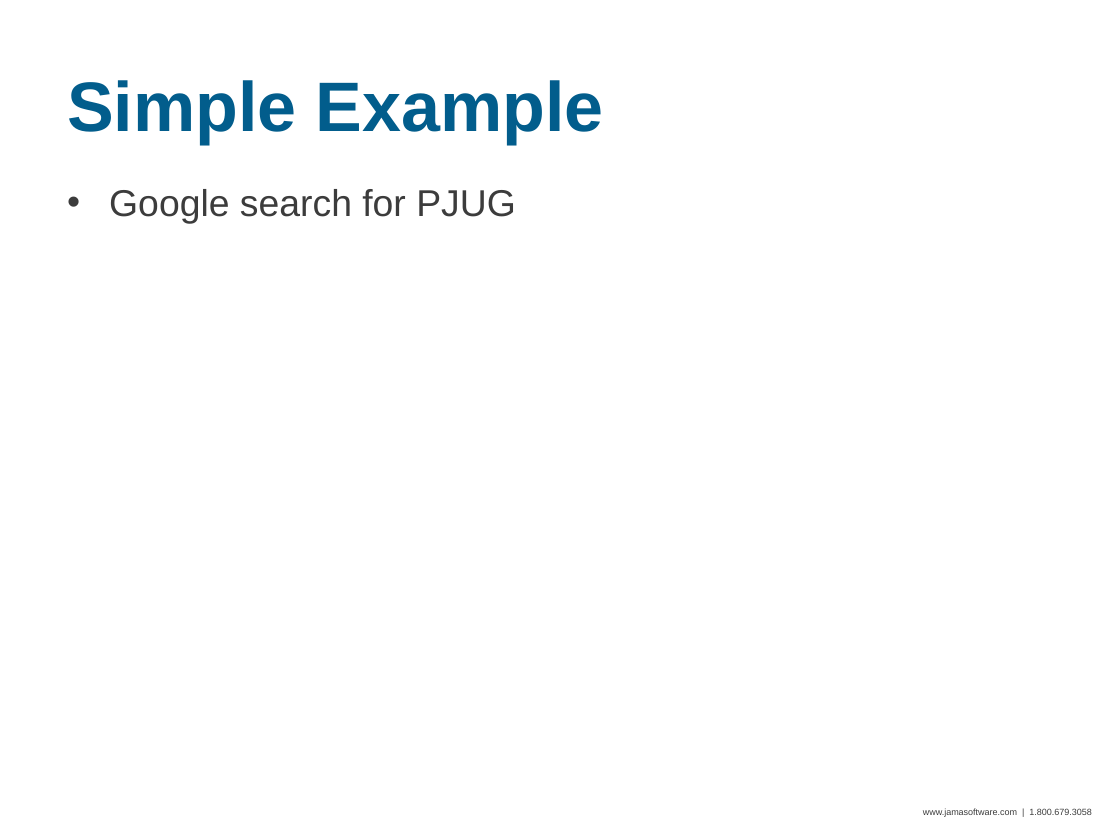
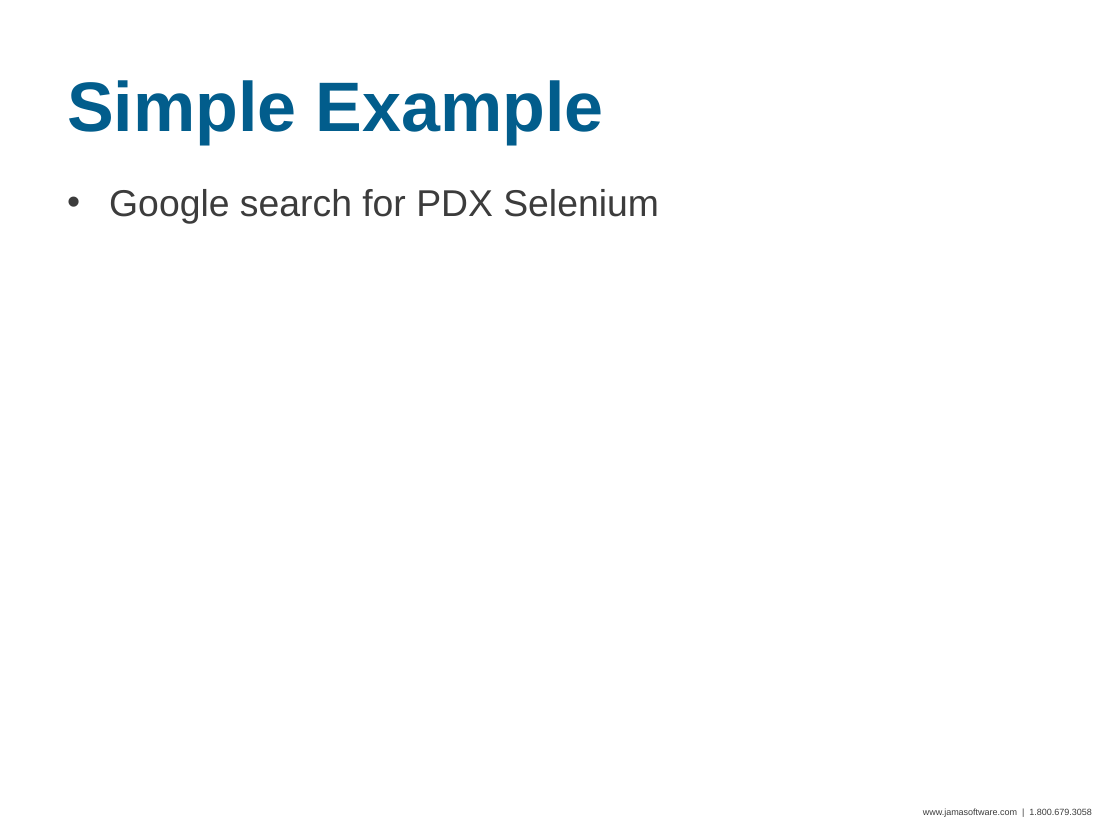
Before and after one commit to seanadkinson/webdriver-examples, a slide deck: slide 10 of slides.pptx. Drawn at 1120x840 pixels with LibreOffice and Linux fonts; fonts in the diff are those of the drawing; background and template pictures are left out. Boxes give left, top, right and bottom in pixels: in the first picture for what was removed or moved away, otherwise in the second. Text is boxed around its words. In the diff, an @@ line names an element or a change of style, - is before the commit and + after.

Commit message:
Added meetup example, and upgraded calagator example to use ThreadWebDriver

```diff
--- a/slides.pptx
+++ b/slides.pptx
@@ text at (x1=109, y1=189, x2=659, y2=224): text changed @@
-• Google search for PJUG
+• Google search for PDX Selenium
```
Also in this commit, not shown: 3 other slides changed, 3 slides added, 23 other files.
